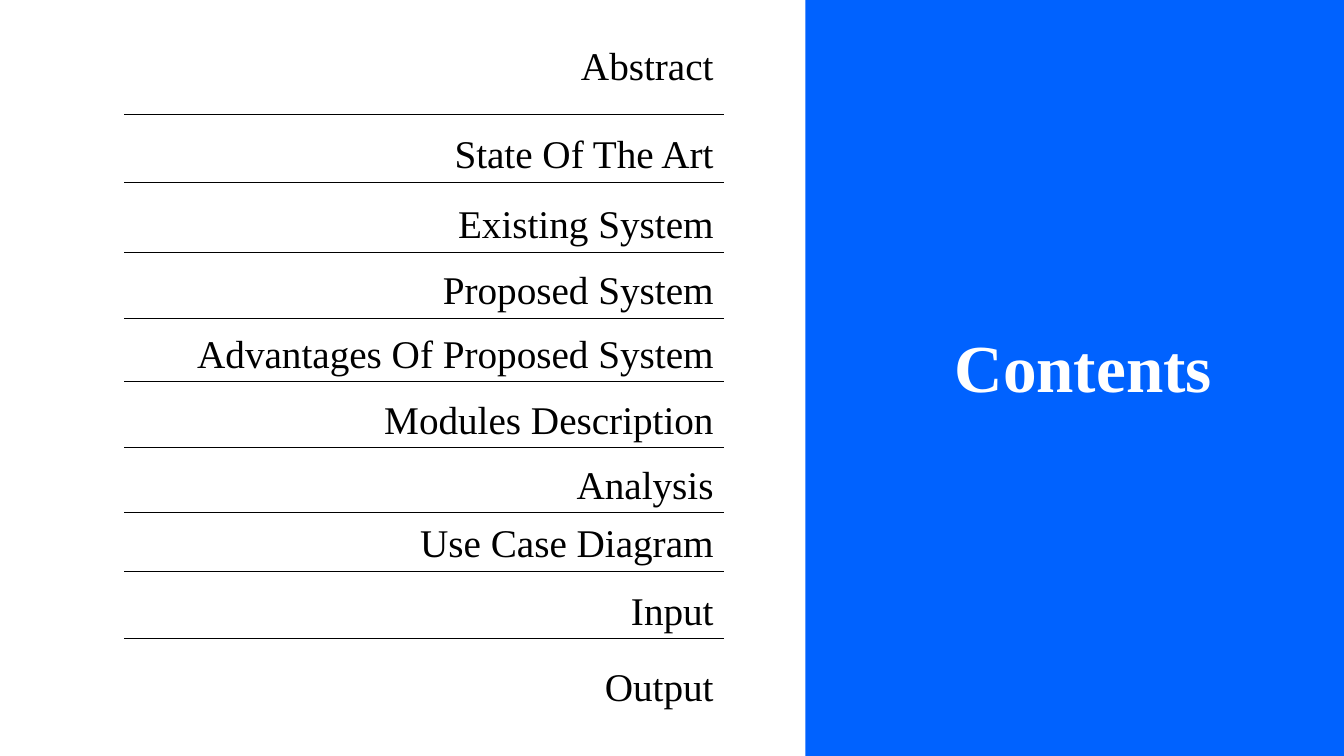
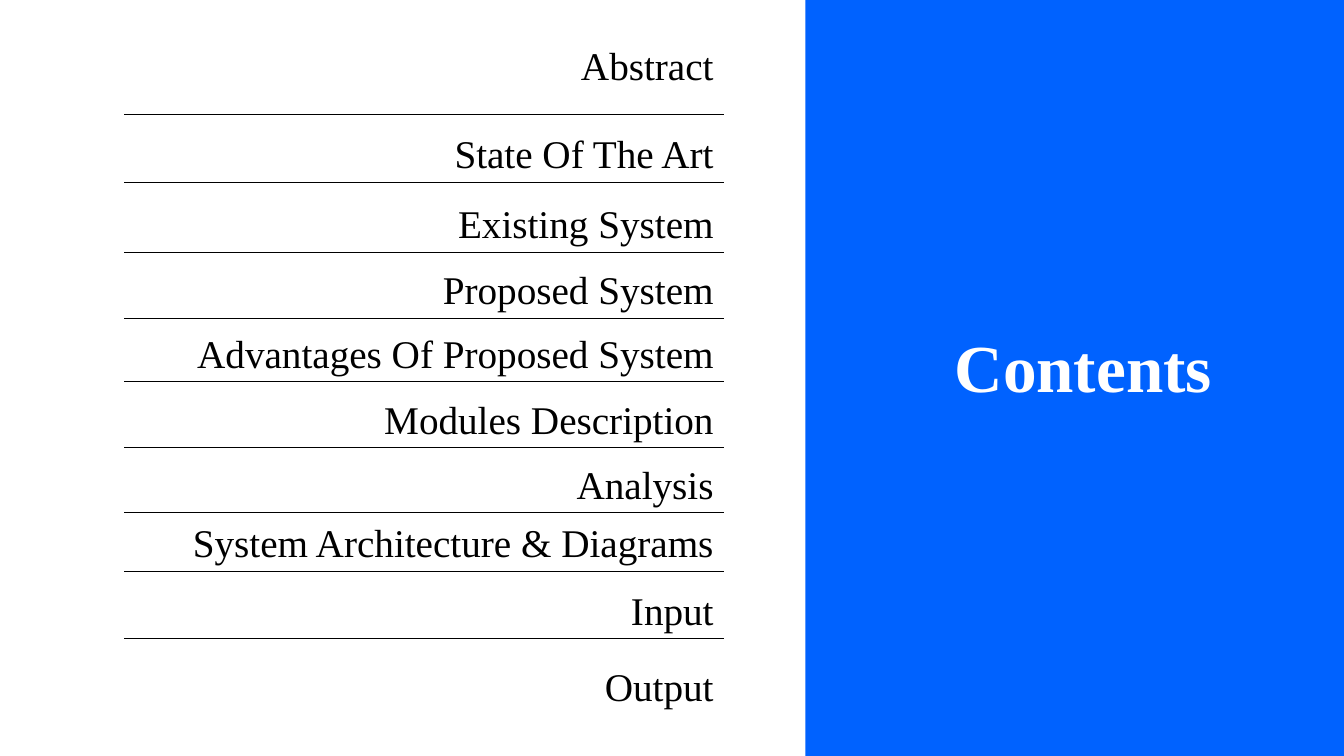
Before and after one commit to Chakrapani2122/Major-Project, a slide deck: slide 2 of Major Project.pptx. Drawn at 1344x756 pixels with LibreOffice and Linux fonts; fonts in the diff are those of the drawing. Boxes give left, top, right and bottom in pixels: in the first picture for what was removed or moved away, otherwise in the second. Text is boxed around its words. In the diff, an @@ line names an element or a change of style, - is before the commit and + after.

```diff
--- a/Major Project.pptx
+++ b/Major Project.pptx
@@ table at (124,40,724,715) @@
-row 8, column 1: Use Case Diagram
+row 8, column 1: System Architecture & Diagrams
```
Also in this commit, not shown: 3 other slides changed, 5 slides added, 7 other files.
